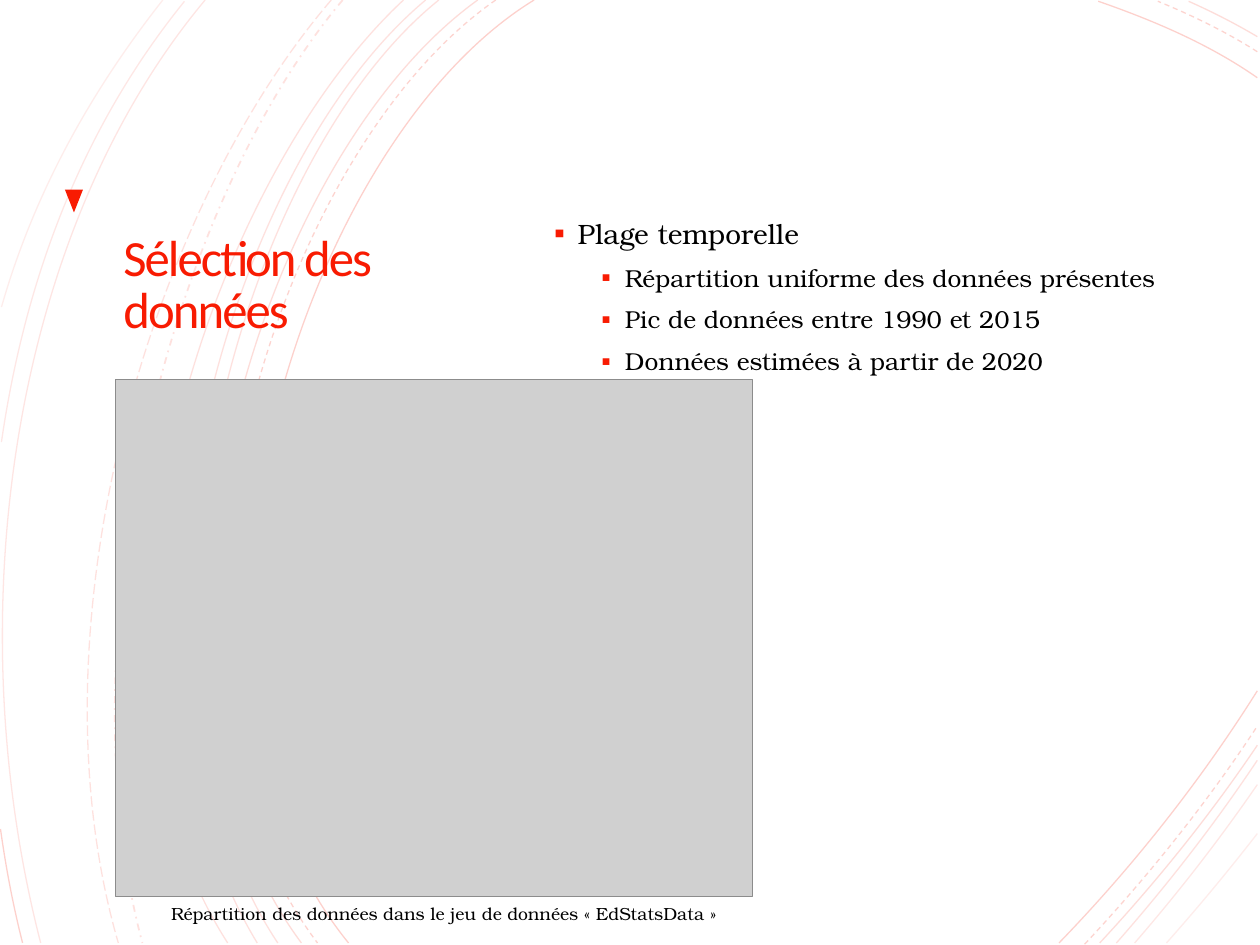
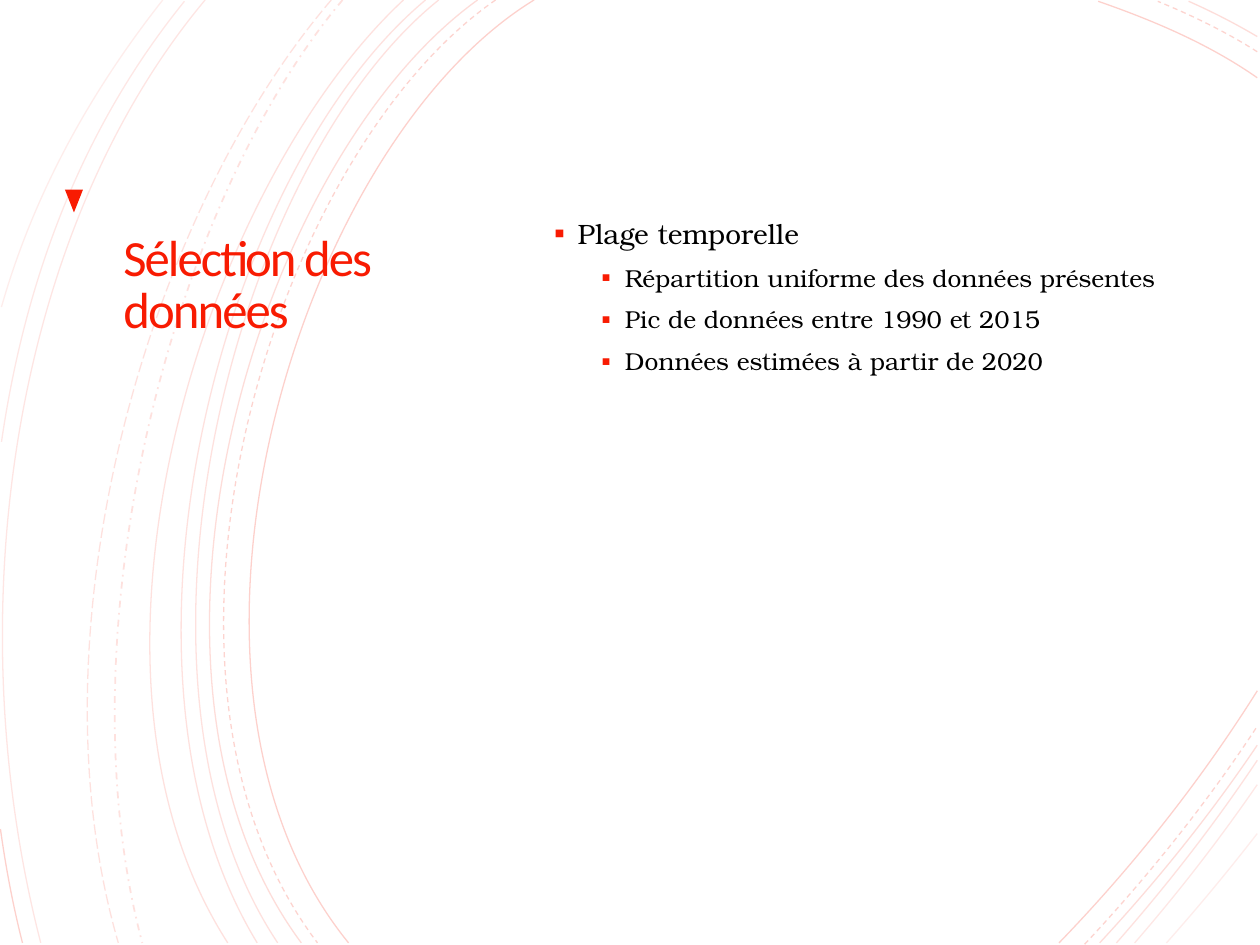
Before and after one commit to lalende/OpenClassRooms-Certification-Data-Scientist, a slide deck: slide 7 of Projet 2 - Analysez des données de systèmes éducatifs/Projet 2.pptx. Drawn at 1260x945 pixels with LibreOffice and Linux fonts; fonts in the diff are those of the drawing; grey boxes stand for pictures. Boxes give left, top, right and bottom in pixels: in the first picture for what was removed or moved away, otherwise in the second. Text is boxed around its words. In the diff, an @@ line names an element or a change of style, - is before the commit and + after.

```diff
--- a/Projet 2 - Analysez des données de systèmes éducatifs/Projet 2.pptx
+++ b/Projet 2 - Analysez des données de systèmes éducatifs/Projet 2.pptx
@@ freeform shape at (48, 0, 494, 944): outline redrawn @@
@@ picture removed at (116, 379, 752, 896) @@
@@ text removed at (171, 903, 704, 924) @@
-Répartition des données dans le jeu de données « EdStatsData »
```
Also in this commit, not shown: 17 other slides changed, 1 slide added.
